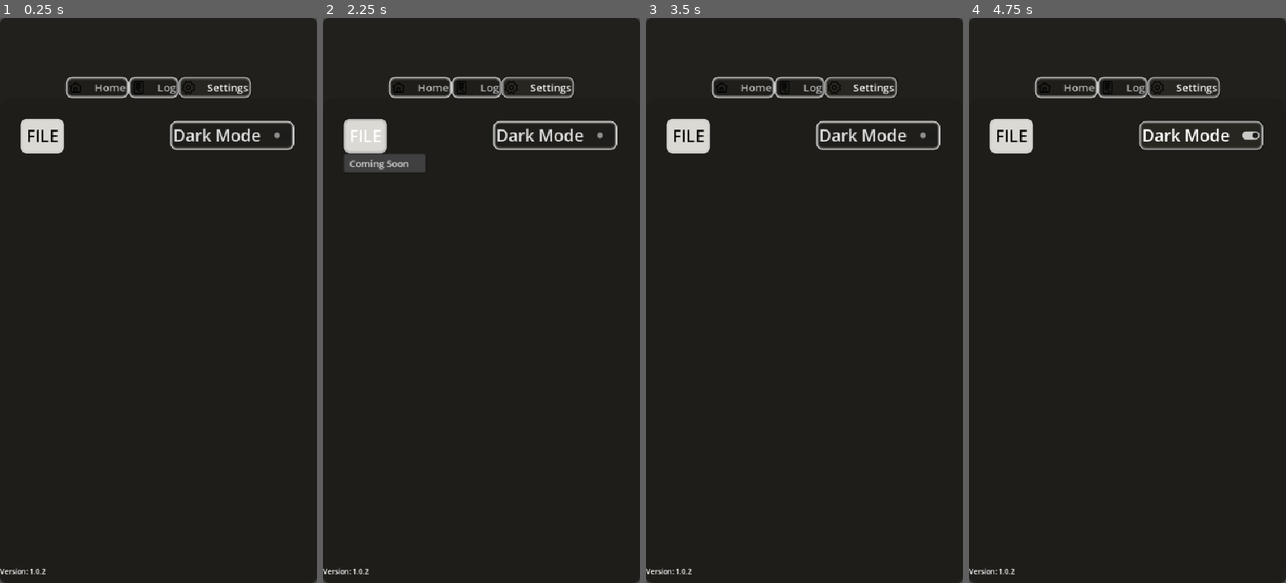
Above: before the commit, frames 1-4 (left to right).
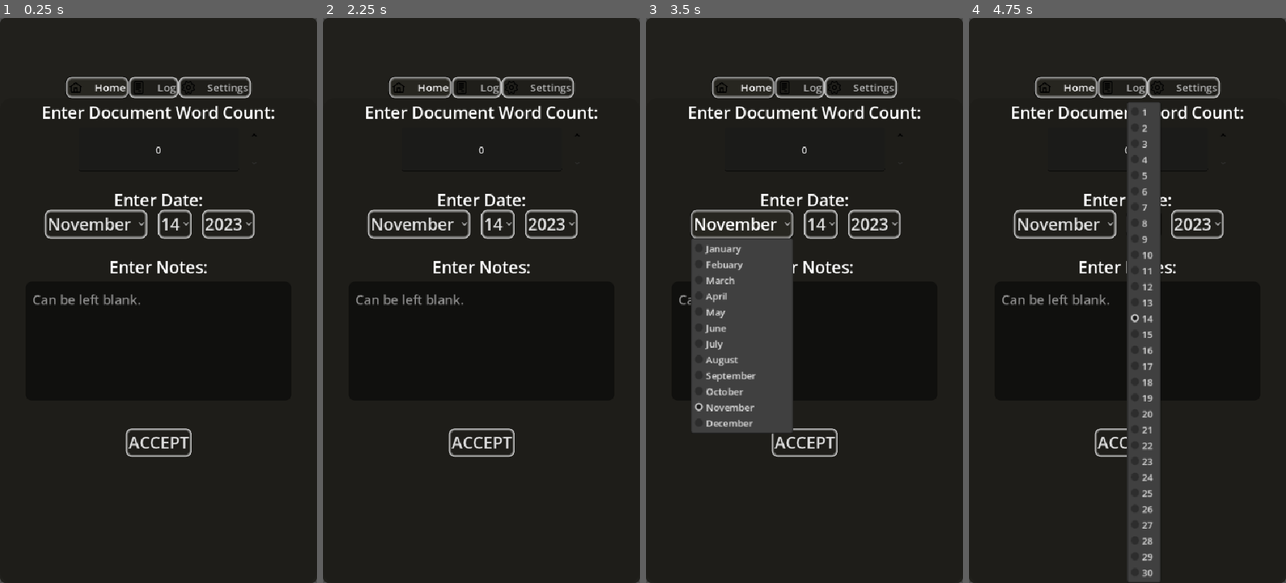
Above: after the commit, the same moments.

Repository: Phlegmlee/WordCounter
Game: Godot game, scene res://application_manager.tscn
The game is run twice, just before and just after one commit, with the same random seed, the same clock (stepped at 60 frames per second) and the same inputs.
Inputs (mouse positions are in pixels of both pictures, inside the frame that each line leads up to):
- Up to frame 1 (0.25 s): no input
- Up to frame 2 (2.25 s): click (481, 441) at 0.5 s, where only the run after the commit has a clickable "ACCEPT"; click (481, 441) at 1.25 s, where only the run after the commit has a clickable "ACCEPT"; click (364, 136) at 2 s, where only the run before the commit has a clickable "FILE"
- Up to frame 3 (3.5 s): click (741, 221) at 2.75 s, where only the run after the commit has a clickable "November"
- Up to frame 4 (4.75 s): click (1200, 136) at 3.5 s, where only the run before the commit has a clickable "Dark Mode"; click (1143, 221) at 4.25 s, where only the run after the commit has a clickable "14"

The runs differ from the first frame. In frame 1, 5.5% of the frame differs, in the area x 0-93%, y 10-99%; in frame 2, 6.4%; in frame 3, 16%; in frame 4, 12%.

Commit message:
Date Management - Populate Days
Days now repopulate when month is changed.

Diff:
--- a/application_manager.tscn
+++ b/application_manager.tscn
@@ -38,11 +38,10 @@
 grow_vertical = 2
 theme_override_font_sizes/font_size = 18
 tab_alignment = 1
-current_tab = 2
+current_tab = 0
 script = ExtResource("3_0wcup")
 
 [node name="Home" type="Control" parent="TabContainer" unique_id=2213274]
-visible = false
 layout_mode = 2
 metadata/_tab_index = 0
 
@@ -232,6 +231,7 @@
 wrap_mode = 1
 
 [node name="Settings" type="Control" parent="TabContainer" unique_id=2142698076 node_paths=PackedStringArray("root", "darkmode_toggle")]
+visible = false
 layout_mode = 2
 script = ExtResource("4_wty1r")
 root = NodePath("../..")
@@ -276,5 +276,6 @@
 horizontal_alignment = 1
 vertical_alignment = 1
 
+[connection signal="item_selected" from="TabContainer/Home/DateEntry/Month" to="TabContainer/Home/DateEntry" method="_on_month_changed"]
 [connection signal="pressed" from="TabContainer/Home/Accept" to="." method="_on_accept_pressed"]
 [connection signal="toggled" from="TabContainer/Settings/DarkMode" to="TabContainer/Settings" method="_on_dark_mode_toggled"]
--- a/date_management.gd
+++ b/date_management.gd
@@ -1,9 +1,5 @@
 # Date Management
 extends Control
-
-# TODO: Handle days per month when month selection is changed. For example, Febuary only has 28 or 29 days
-#		and if the month is changed the days are wrong.
-#		CONCEPT: when month changed -> update days
 
 @onready var _month_entry : OptionButton = %Month
 @onready var _day_entry : OptionButton = %Day
@@ -35,22 +31,30 @@
 
 func _populate_date() -> void:
 	date = Time.get_datetime_dict_from_system()
-
 	_month_entry.selected = _month_entry.get_item_index(date.month)
 
-	# Add days based on month.
-	for day in days_per_month[str(date.month)]:
+	_populate_days()
+	_day_entry.selected = _day_entry.get_item_index(date.day)
+
+	# Add years based on current year.
+	for year in 12:
+		year += date.year - 2
+		_year_entry.add_item(str(year), year)
+
+	_year_entry.selected = _year_entry.get_item_index(date.year)
+
+
+func _populate_days() -> void:
+	_day_entry.clear()
+	var current_month = _month_entry.selected + 1
+	# populate days
+	for day in days_per_month[str(current_month)]:
 		day = day + 1
 		_day_entry.add_item(str(day), day)
 
-	_day_entry.selected = _day_entry.get_item_index(date.day)
 
-	# Add years based on current year.
-	for year in 11:
-		year += date.year - 1
-		_year_entry.add_item(str(year), year)
-
-	_year_entry.selected = _year_entry.get_item_index(date.year)
+func _on_month_changed(_index: int) -> void:
+	_populate_days()
 
 
 func get_date_string() -> String:
